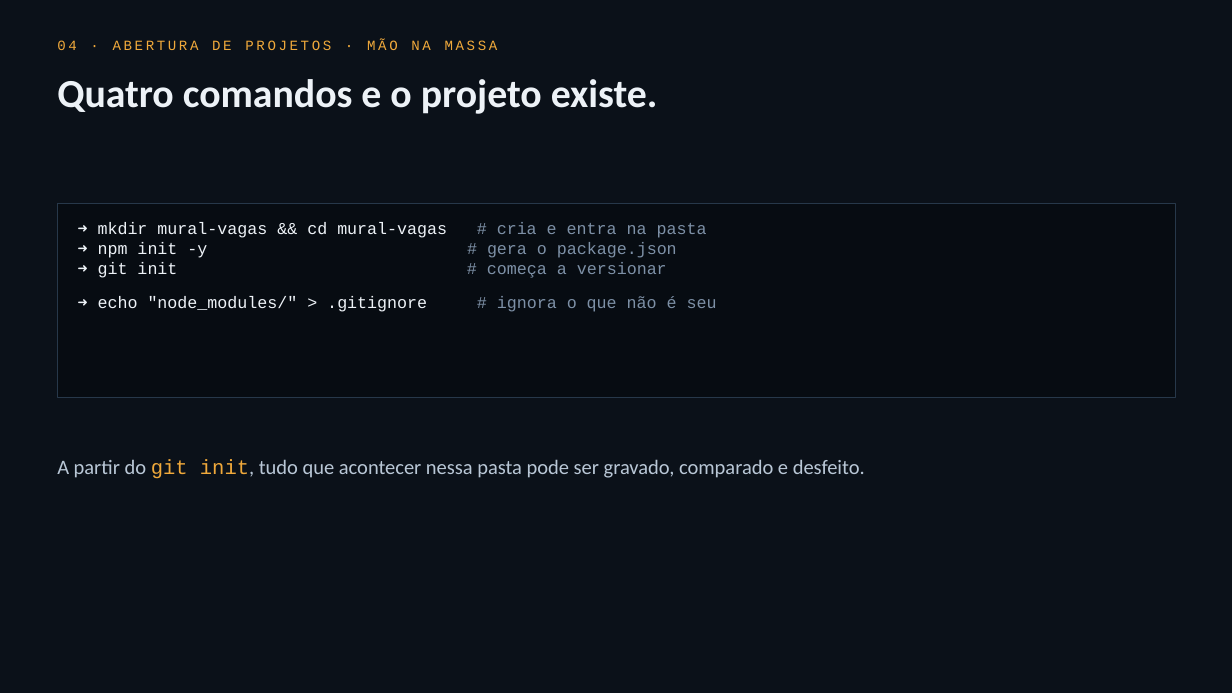
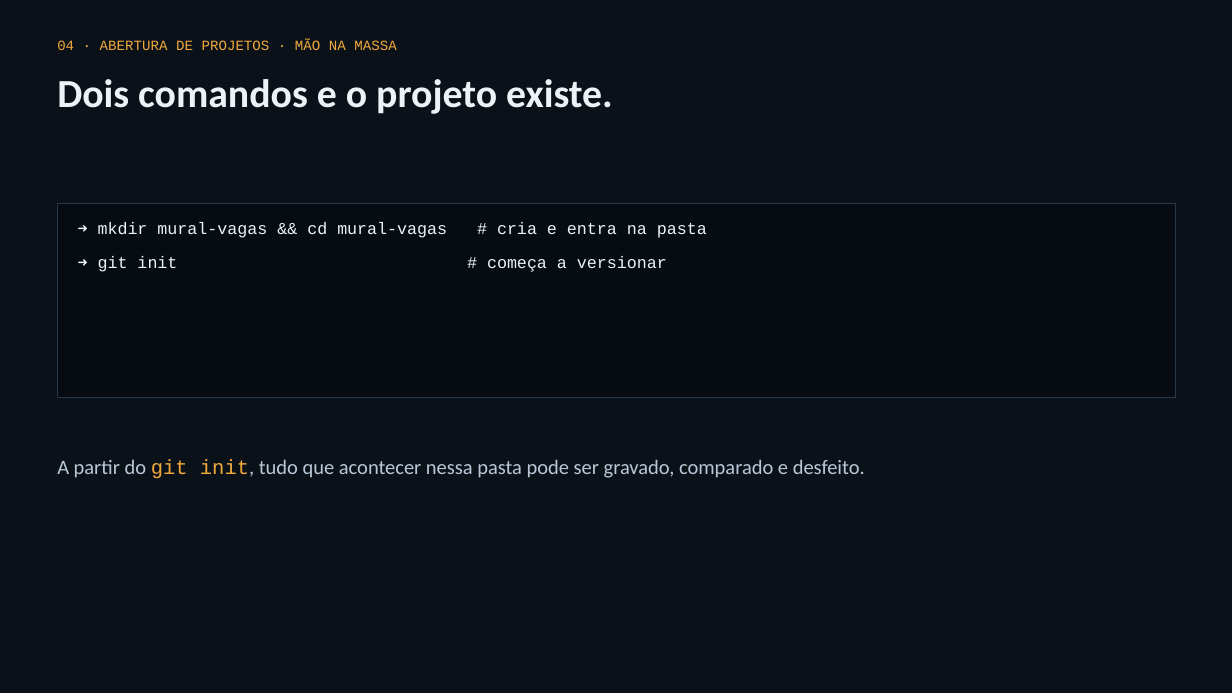
Before and after one commit to guirab734/JT, a slide deck: slide 18 of apresentacao/Logica-de-Programacao-e-Versionamento.pptx. Drawn at 1232x693 pixels with LibreOffice and Linux fonts; fonts in the diff are those of the drawing. Boxes give left, top, right and bottom in pixels: in the first picture for what was removed or moved away, otherwise in the second. Text is boxed around its words. In the diff, an @@ line names an element or a change of style, - is before the commit and + after.

```diff
--- a/apresentacao/Logica-de-Programacao-e-Versionamento.pptx
+++ b/apresentacao/Logica-de-Programacao-e-Versionamento.pptx
@@ text "04 · ABERTURA DE PROJETOS ..." at [57,40,396,50]: letter spacing 2 to 0 pt @@
@@ text at [57,79,613,114]: text changed @@
-Quatro comandos e o projeto existe.
+Dois comandos e o projeto existe.
@@ text at [98,222,707,272]: text changed @@
-➜ mkdir mural-vagas && cd mural-vagas # cria e entra na pasta
-➜ npm init -y # gera o package.json
-➜ git init # começa a versionar
-➜ echo "node_modules/" > .gitignore # ignora o que não é seu
+➜ mkdir mural-vagas && cd mural-vagas # cria e entra na pasta
+➜ git init # começa a versionar
```
Also in this commit, not shown: 22 other slides changed, 1 other file.
